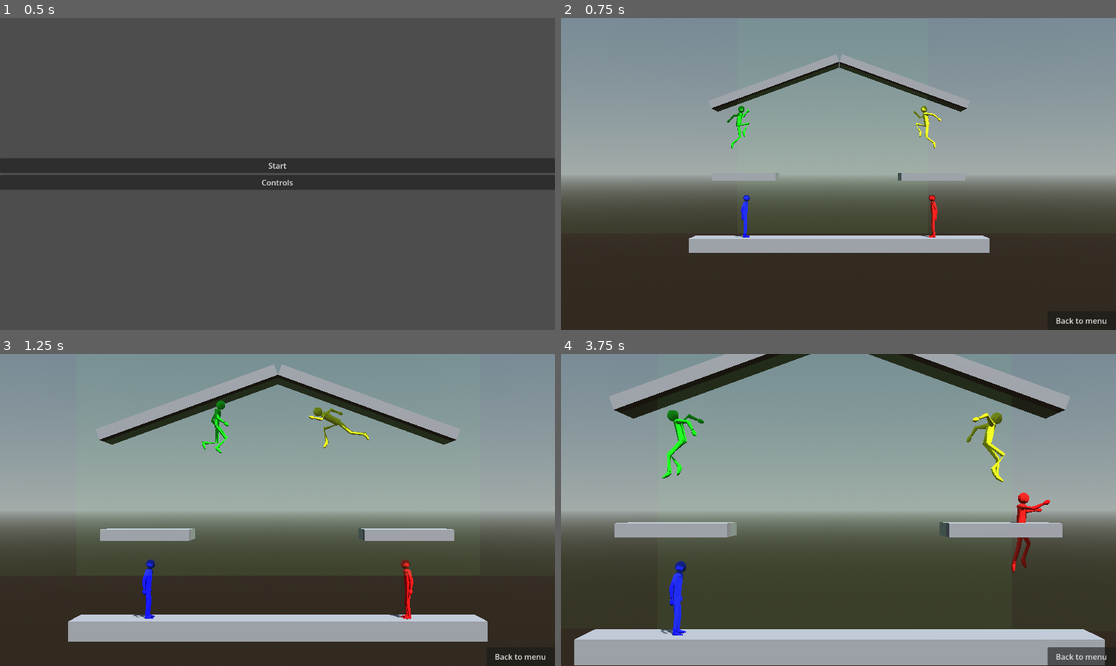
Above: before the commit, frames 1-4 (two rows, left to right).
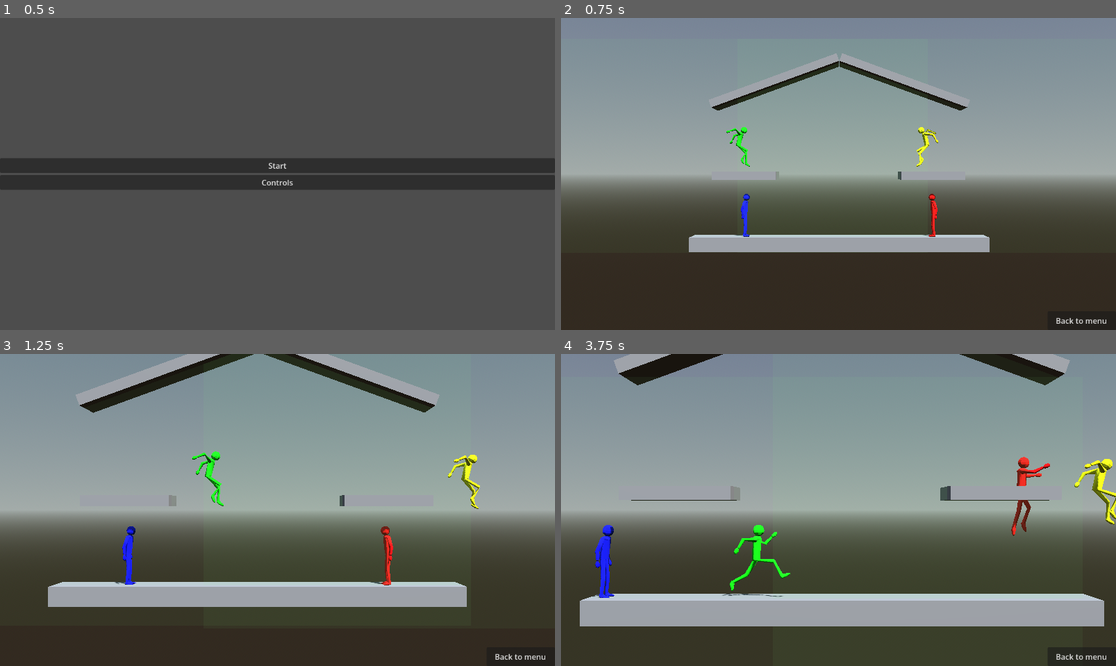
Above: after the commit, the same moments.

Repository: CocoMarck/SuperSmashTux
Game: Godot game, scene res://scenes/main.tscn
The game is run twice, just before and just after one commit, with the same random seed, the same clock (stepped at 60 frames per second) and the same inputs.
Inputs (mouse positions are in pixels of both pictures, inside the frame that each line leads up to):
- Up to frame 1 (0.5 s): no input
- Up to frame 2 (0.75 s): click "Start" at 0.5 s
- Up to frame 3 (1.25 s): no input
- Up to frame 4 (3.75 s): tap Enter at 1.25 s; move the mouse to (960, 494) at 1.27 s; hold Right (player1_move_right) 1.28-2.03 s; tap K (player1_attack) at 1.35 s; click (960, 494) at 1.42 s; tap / (player1_jump) at 1.52, 2.27 s; move the mouse to (727, 525) at 2.02 s; hold Down (player1_move_down) 2.03-2.78 s; tap O (player1_grab) at 2.1 s; move the mouse to (894, 441) at 2.77 s; hold Right (player1_move_right) 2.78-3.53 s; tap L (player1_power_attack) at 2.85 s; move the mouse to (810, 572) at 3.52 s; hold Up (player1_move_up) from 3.53 s (still down); tap P (player1_shield) at 3.6 s; click (810, 572) at 3.67 s

Frame 1 is identical in both runs. In frame 2, 1.5% of the frame differs, in the area x 23-78%, y 11-76%; in frame 3, 23%; in frame 4, 34%, in the area x 2-100%, y 0-100%.

Commit message:
NPC: Arreglar bug de logica, para determinar si una posición esta mas alta que el NPC.

Diff:
--- a/scripts/npc.gd
+++ b/scripts/npc.gd
@@ -132,7 +132,7 @@
 	if global_position.y > target_position.y:
 		direction.y = -1.0
 	elif global_position.y < target_position.y:
-		direction.y = -1.0
+		direction.y = 1.0
 	return direction
 
 # Funciones | Cambios aleatoreos, para que no sea predecible
@@ -221,7 +221,7 @@
 		elif direction.x == -1.0:
 			_pin_left = true
 			_pin_right = false
-		if direction.y == -1.0:
+		if direction.y == 1.0:
 			_jump = true
 
 		print("Posición de plataforma mas cercana: ", nearest_platform_position)
